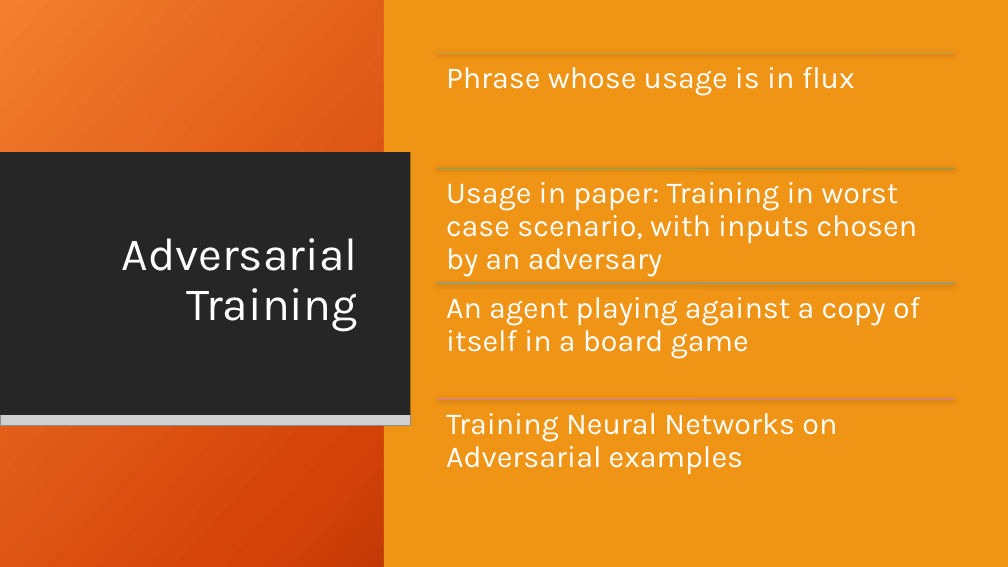
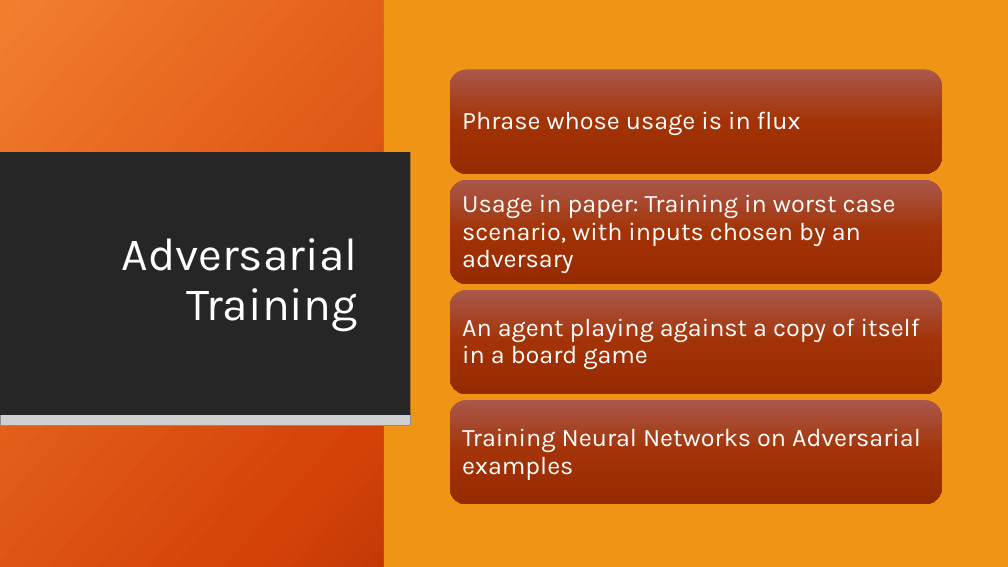
Before and after one commit to agx01/gans_presentation, a slide deck: slide 4 of GANs_Presentation.pptx (slide 3 before the commit). Drawn at 1008x567 pixels with LibreOffice and Linux fonts; fonts in the diff are those of the drawing; grey boxes stand for pictures; background and template pictures are left out. Boxes give left, top, right and bottom in pixels: in the first picture for what was removed or moved away, otherwise in the second. Text is boxed around its words. In the diff, an @@ line names an element or a change of style, - is before the commit and + after.

```diff
--- a/GANs_Presentation.pptx
+++ b/GANs_Presentation.pptx
@@ size 29 to 24 pt; less space between paragraphs; vertical alignment top to middle in 4 elements at bbox=[462, 318, 920, 369], bbox=[462, 428, 921, 480], bbox=[462, 194, 896, 273], bbox=[462, 111, 801, 135] @@
@@ text "Phrase whose usage is in ...": place and size @@
-text "Phrase whose usage is in ..." at bbox=[446, 67, 855, 96]
+text "Phrase whose usage is in ..." at bbox=[462, 111, 801, 135]
@@ text "Usage in paper: Training in ...": place and size @@
-text "Usage in paper: Training in ..." at bbox=[446, 182, 918, 277]
+text "Usage in paper: Training in ..." at bbox=[462, 194, 896, 273]
@@ text "An agent playing against a ...": place and size @@
-text "An agent playing against a ..." at bbox=[446, 297, 920, 359]
+text "An agent playing against a ..." at bbox=[462, 318, 920, 369]
@@ group removed at bbox=[437, 53, 955, 399]: 4 lines @@
@@ group added at bbox=[450, 70, 942, 504]: 4 rounded rectangles @@
@@ text "Training Neural Networks on Adversarial ...": place and size @@
-text "Training Neural Networks on Adversarial ..." at bbox=[446, 413, 837, 474]
+text "Training Neural Networks on Adversarial ..." at bbox=[462, 428, 921, 480]
```
Also in this commit, not shown: 6 other slides changed, 2 slides added.
